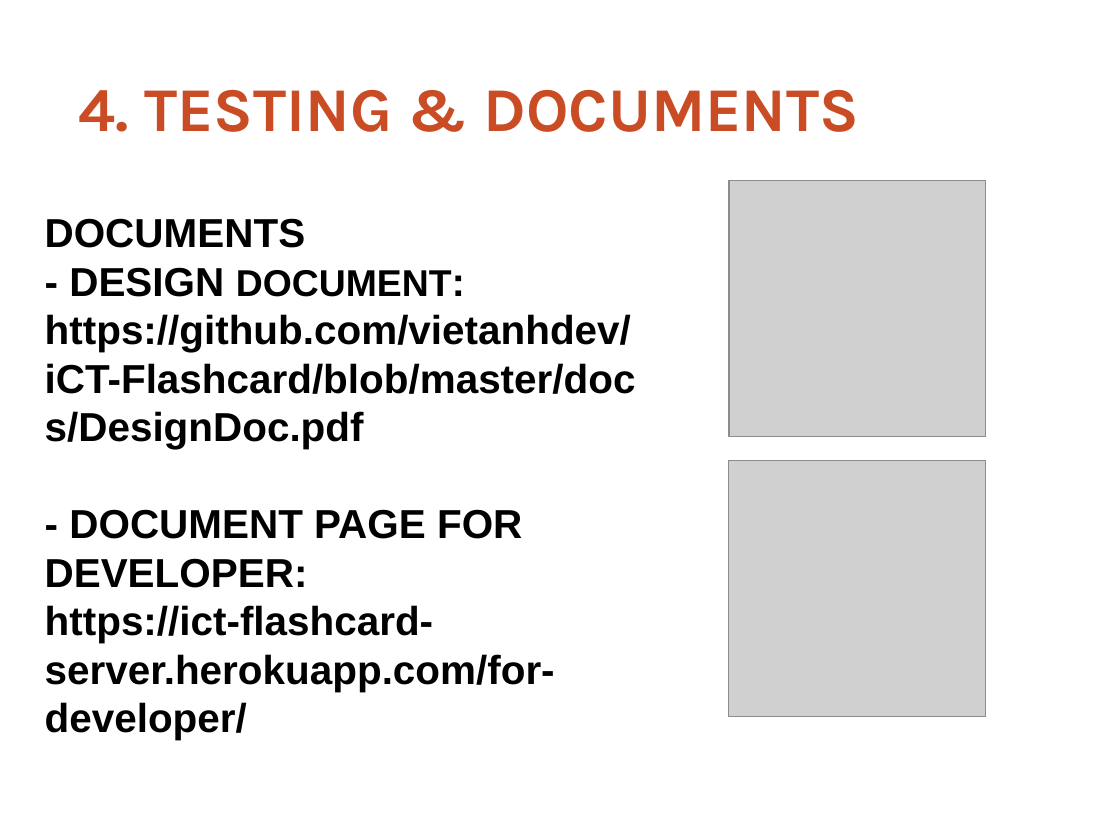
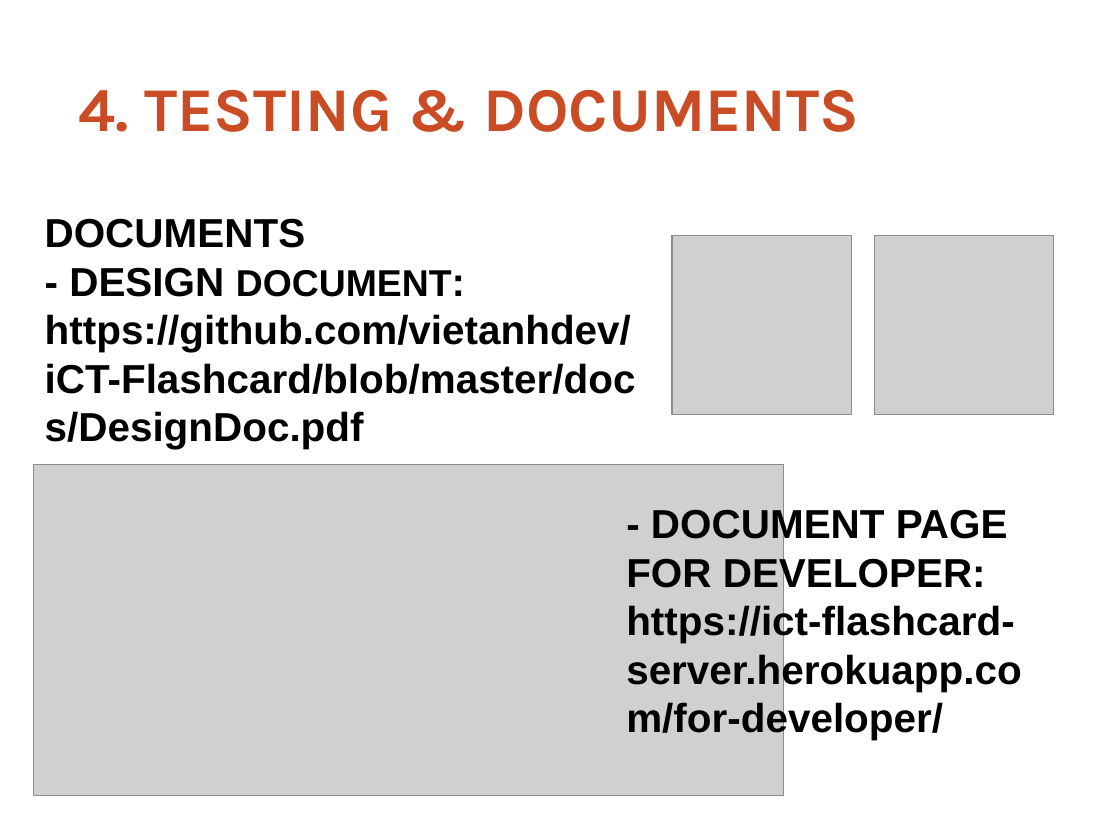
Before and after one commit to thoatran/iCT-Flashcard, a slide deck: slide 8 of docs/ReportSlides.odp. Drawn at 1120x840 pixels with LibreOffice and Linux fonts; fonts in the diff are those of the drawing; grey boxes stand for pictures; background and template pictures are left out. Boxes give left, top, right and bottom in pixels: in the first picture for what was removed or moved away, otherwise in the second. Text is boxed around its words. In the diff, an @@ line names an element or a change of style, - is before the commit and + after.

Commit message:
add for-developer page screenshot to report slides

```diff
--- a/docs/ReportSlides.odp
+++ b/docs/ReportSlides.odp
@@ picture: place and size @@
-picture at (729, 180, 986, 437)
+picture at (672, 235, 851, 414)
@@ picture: place and size @@
-picture at (729, 460, 986, 717)
+picture at (875, 235, 1054, 414)
@@ picture added at (34, 464, 784, 795) @@
@@ text at (45, 509, 555, 740): paragraphs removed @@
-- DOCUMENT PAGE FOR DEVELOPER:
-https://ict-flashcard-server.herokuapp.com/for-developer/
@@ text added at (626, 506, 1021, 740), 26 pt, text #000000, bold @@
+- DOCUMENT PAGE FOR DEVELOPER:
+https://ict-flashcard-server.herokuapp.com/for-developer/
```
Also in this commit, not shown: 1 other file.
